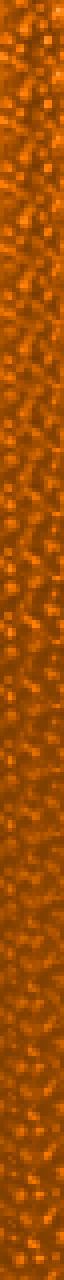
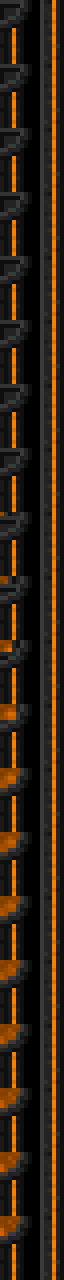
The second 64x1280 image is a revision of the first. Changes to its layers:
added layer "Machinery" above "Background" over [0, 0, 64, 1280]
